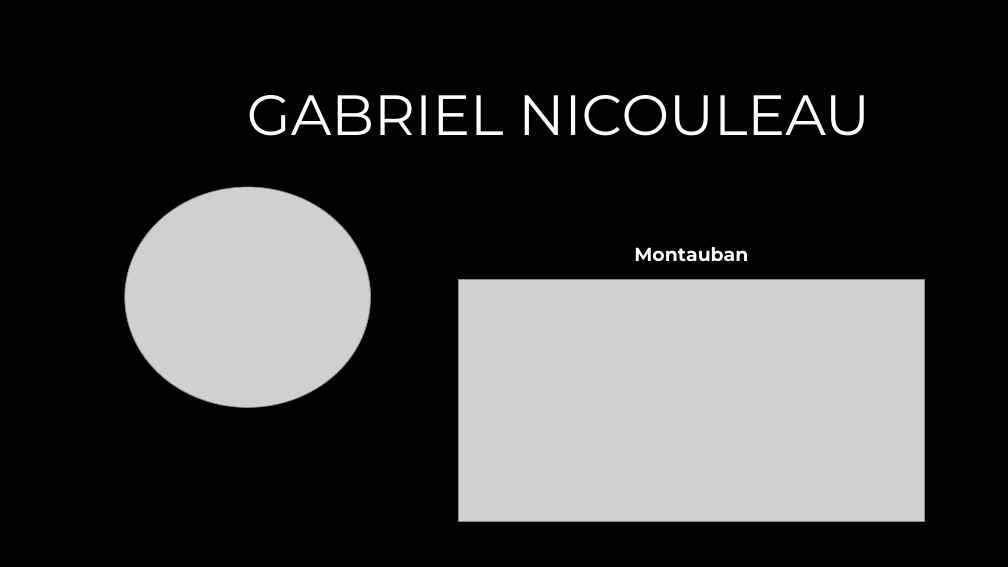
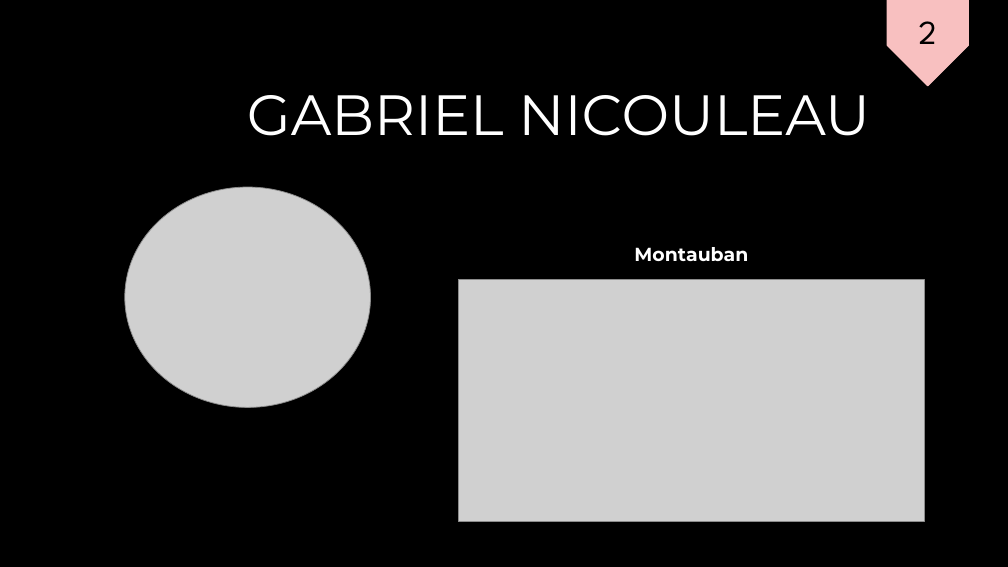
Before and after one commit to gabrielnicouleau/support-cours, a slide deck: slide 2 of english/exercices/introduce myself.pptx. Drawn at 1008x567 pixels with LibreOffice and Linux fonts; fonts in the diff are those of the drawing; grey boxes stand for pictures; background and template pictures are left out. Boxes give left, top, right and bottom in pixels: in the first picture for what was removed or moved away, otherwise in the second. Text is boxed around its words. In the diff, an @@ line names an element or a change of style, - is before the commit and + after.

```diff
--- a/english/exercices/introduce myself.pptx
+++ b/english/exercices/introduce myself.pptx
@@ pentagon arrow added at (887,0,968,86), fill #F8C0C0, outline #F8C0C0 1 pt @@
@@ text added at (919,21,937,44), 32 pt, text #000000 @@
+2
```
Also in this commit, not shown: 1 other slide changed, 7 slides added, 7 slides removed, 2 other files.
